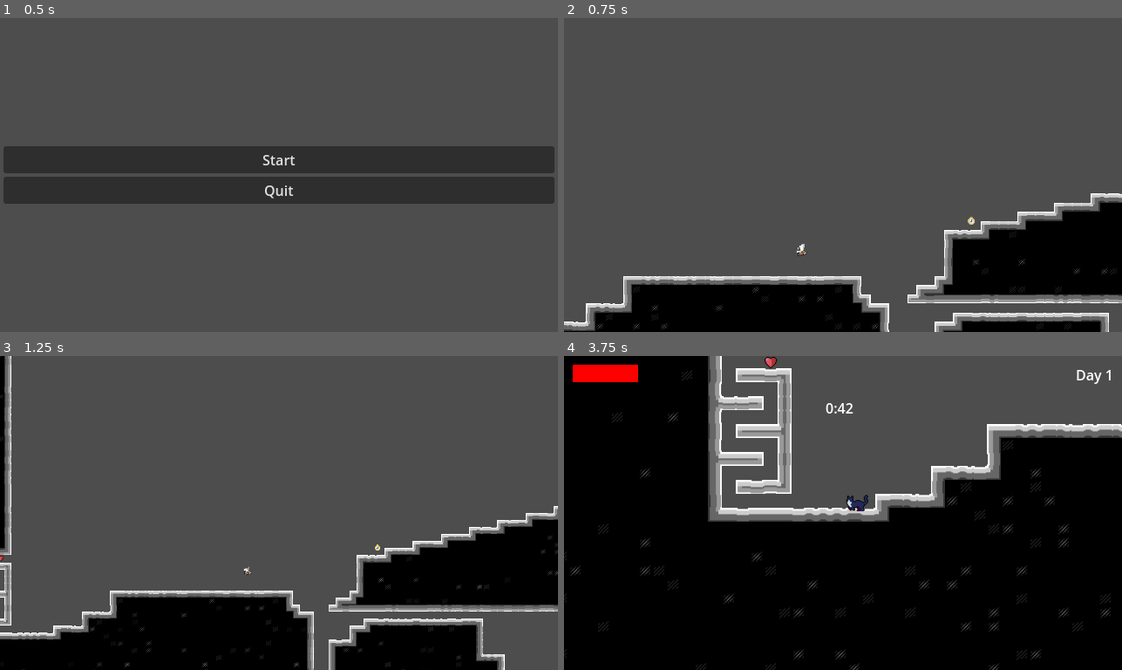
Above: before the commit, frames 1-4 (two rows, left to right).
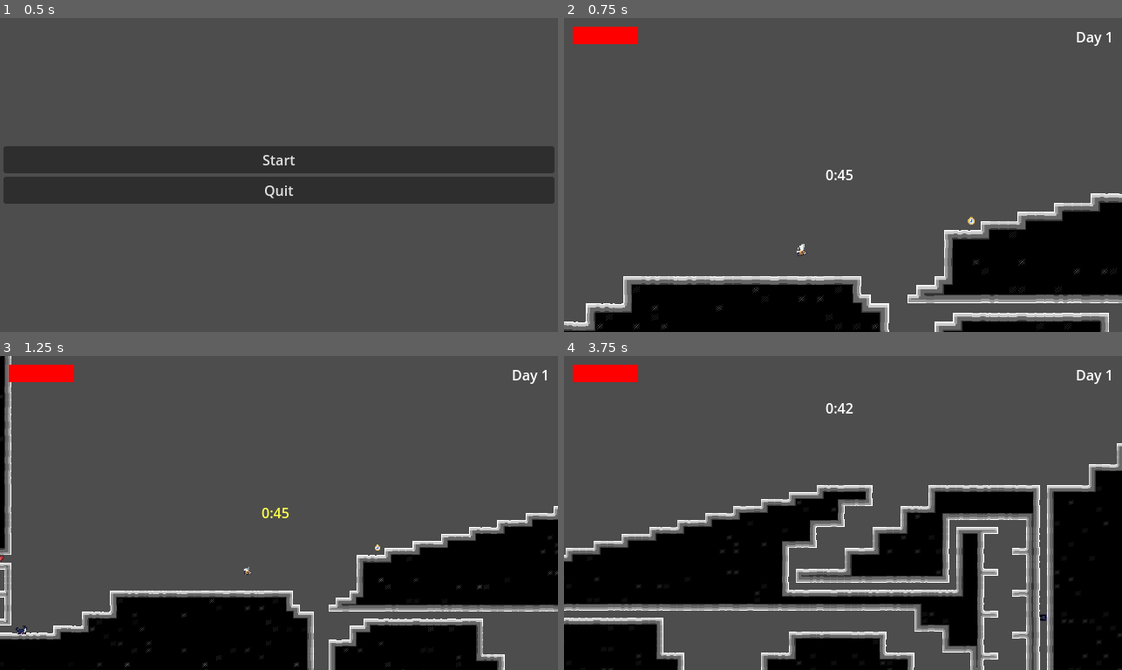
Above: after the commit, the same moments.

Repository: EmperorCookie/groundhogvania
Game: Godot game, scene res://menu/main_menu.tscn
The game is run twice, just before and just after one commit, with the same random seed, the same clock (stepped at 60 frames per second) and the same inputs. Sound files missing from this copy of the repository are replaced by a short silence.
Inputs:
- Up to frame 1 (0.5 s): no input
- Up to frame 2 (0.75 s): click "Start" at 0.5 s
- Up to frame 3 (1.25 s): no input
- Up to frame 4 (3.75 s): hold Right (player_right) 1.28-2.78 s; tap Shift (player_dash) every 0.75 s from 1.35 to 3.6 s; tap Space (player_jump) at 1.52, 2.27 s; hold Left (player_left) 2.78-3.53 s; hold Right (player_right) from 3.53 s (still down)

Frame 1 is identical in both runs. In frame 2, 0.8% of the frame differs, in the area x 1-98%, y 2-52%; in frame 3, 0.9%; in frame 4, 51%, in the area x 0-100%, y 0-100%.

Commit message:
Renamed preview controller node groups

Diff:
--- a/levels/prototype/prototype_level.tscn
+++ b/levels/prototype/prototype_level.tscn
@@ -19,12 +19,10 @@
 tile_map_data = PackedByteArray("AAAAABUAAAABAAEAAAAAABQAAAAFAAEAAAAPABQAAAAHAAcAAAAPABEAAAAAAAEAAAAPABAAAAAFAAQAAAAAAB …(250736 unchanged characters)…
 tile_set = ExtResource("1_7xbuc")
 
-[node name="PreviewController" parent="." node_paths=PackedStringArray("enable_nodes", "disable_nodes") instance=ExtResource("5_x6tsm")]
+[node name="PreviewController" parent="." instance=ExtResource("5_x6tsm")]
 position = Vector2(64, 144)
 scale = Vector2(2, 2)
 script = ExtResource("6_t82ty")
-enable_nodes = [NodePath("../Player"), NodePath("../PlayerCamera"), NodePath("../PlayerHud")]
-disable_nodes = [NodePath("../PreviewCamera")]
 
 [node name="PreviewCamera" parent="." node_paths=PackedStringArray("target") instance=ExtResource("3_nkijq")]
 target = NodePath("../PreviewController")
--- a/player/preview_controller.gd
+++ b/player/preview_controller.gd
@@ -1,8 +1,8 @@
 extends Node2D
 
 # Node control
-@export var enable_nodes: Array[Node]
-@export var disable_nodes: Array[Node]
+@export var level_nodes: Array[Node]
+@export var preview_nodes: Array[Node]
 
 # Stats
 @export var speed: float = 1000
@@ -39,16 +39,16 @@
 	)
 
 func start_preview():
-	for node in enable_nodes:
+	for node in level_nodes:
 		set_node_status(node, Node.PROCESS_MODE_DISABLED, false)
-	for node in disable_nodes:
+	for node in preview_nodes:
 		set_node_status(node, Node.PROCESS_MODE_INHERIT, true)
 
 
 func start_level():
-	for node in disable_nodes:
+	for node in preview_nodes:
 		set_node_status(node, Node.PROCESS_MODE_DISABLED, false)
-	for node in enable_nodes:
+	for node in level_nodes:
 		set_node_status(node, Node.PROCESS_MODE_INHERIT, true)
 	player_hud._play_music()
 
